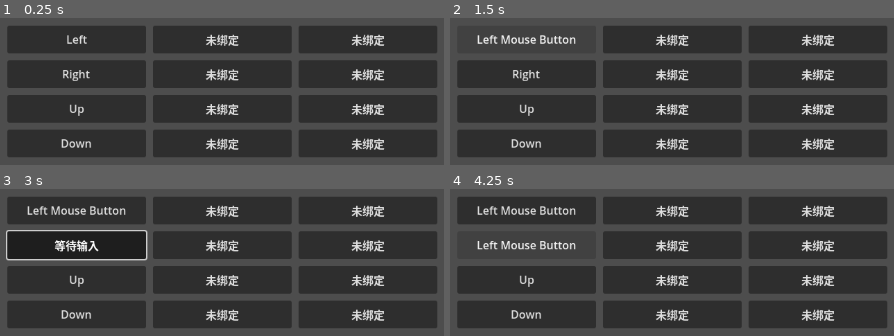
Above: before the commit, frames 1-4 (two rows, left to right).
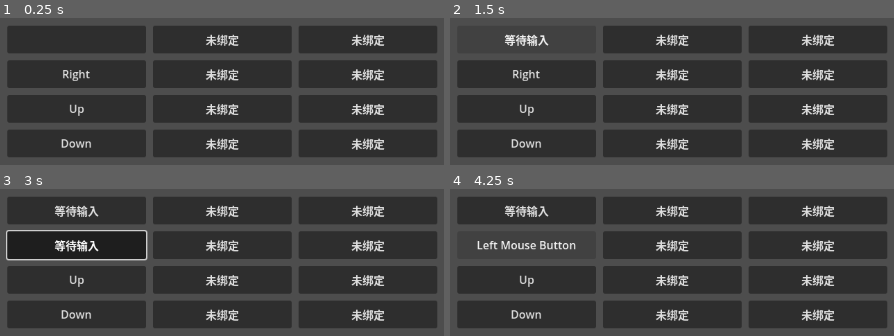
Above: after the commit, the same moments.

Repository: ER-MA/Godot-CameraController
Game: Godot game, scene res://remapper/InputMapper.tscn
Same seed, same stepped clock (60 frames per second), same inputs: the game is played once before the commit and once after it. This scene is started directly instead of the project's main scene.
Inputs (mouse positions are in pixels of both pictures, inside the frame that each line leads up to):
- Up to frame 1 (0.25 s): no input
- Up to frame 2 (1.5 s): click (525, 40) at 0.5 s; click "等待输入" at 1.25 s
- Up to frame 3 (3 s): click "Left Mouse Button" (after the commit: "等待输入") at 2 s; click "Right" at 2.75 s
- Up to frame 4 (4.25 s): click "等待输入" at 3.5 s

The runs differ from the first frame. In frame 1, 0.2% of the frame differs, in the area x 15-20%, y 11-18%; in frame 2, 0.9%, in the area x 6-29%, y 10-20%; in frame 3, 0.9%; in frame 4, 0.9%.

Commit message:
feat(InputRemapper): 完善错误处理机制；

Diff:
--- a/remapper/InputMapper.tscn
+++ b/remapper/InputMapper.tscn
@@ -43,7 +43,7 @@
 grow_vertical = 2
 script = ExtResource("1_tl1yr")
 input_mapper = NodePath("..")
-rebind_action = "camera_left"
+rebind_action = "camera_left1"
 
 [node name="CameraRight0" type="Button" parent="." node_paths=PackedStringArray("input_mapper")]
 layout_mode = 1
--- a/remapper/input_mapper.gd
+++ b/remapper/input_mapper.gd
@@ -3,57 +3,76 @@
 
 signal action_changed(action: String) # 持有该节点的按钮通过这个信号告诉所有人哪个动作被更新了
 
+@export var is_enable: bool = true
 @export var keymaps_path: String = "user://keymaps.dat" ## 按键映射文件的保存路径（需要在高级设置的“应用->配置”中开启和设置用户自定义目录）
 var keymaps: Dictionary # 缓存当前项目中所有动作和事件数组的键值对（动作数量取决于该脚本实例化时编辑器中的动作数量）
 
 
 func _ready() -> void:
-	load_keymaps() # 加载本地缓存的按键映射（子节点会自己在ready阶段更新文本）
-	# 持有本节点的 remapper 脚本会在 ready 信号发出后更新所有文本
-	# 持有本节点的 remapper 脚本会在 action_changed 信号发出后更新对应 action 的文本
-	action_changed.connect(_on_action_changed) # 由本脚本将更新后的按键映射保存至本地
+	if is_ready():
+		load_keymaps() # 加载本地缓存的按键映射（子节点会自己在ready阶段更新文本）
+		# 持有本节点的 remapper 脚本会在 ready 信号发出后更新所有文本
+		# 持有本节点的 remapper 脚本会在 action_changed 信号发出后更新对应 action 的文本
+		action_changed.connect(_on_action_changed) # 由本脚本将更新后的按键映射保存至本地
 
 
 func _on_action_changed(_action: String) -> void:
-	save_keymaps() # remapper 脚本更新后通知本脚本覆盖保存按键映射
+	if is_enable:
+		save_keymaps() # remapper 脚本更新后通知本脚本覆盖保存按键映射
 
 
 func _update_keymaps() -> void:
-	for action in InputMap.get_actions(): # 获取当前项目中所有的动作
-		keymaps[action] = InputMap.action_get_events(action) # 则将动作添加为键，事件赋为值
-		# （不管返回的事件数组是否为空，先把动作存上，以防止编辑器中的动作未配置事件导致本地事件无法被加载）
+	if is_enable:
+		for action in InputMap.get_actions(): # 获取当前项目中所有的动作
+			keymaps[action] = InputMap.action_get_events(action) # 则将动作添加为键，事件赋为值
+			# （不管返回的事件数组是否为空，先把动作存上，以防止编辑器中的动作未配置事件导致本地事件无法被加载）
 
 
 func load_keymaps() -> void:
-	# 缓存编辑器中的所有动作到 keymaps
-	_update_keymaps()
+	if is_enable and keymaps_path:
+		# 缓存编辑器中的所有动作到 keymaps
+		_update_keymaps()
 
-	# 若文件存在于路径中
-	if FileAccess.file_exists(keymaps_path):
-		# 开启并读取数据
-		var file: FileAccess = FileAccess.open(keymaps_path, FileAccess.READ)
-		var local_keymaps: Dictionary = file.get_var(true) as Dictionary
-		file.close()
+		# 若文件存在于路径中
+		if FileAccess.file_exists(keymaps_path):
+			# 开启并读取数据
+			var file: FileAccess = FileAccess.open(keymaps_path, FileAccess.READ)
+			var local_keymaps: Dictionary = file.get_var(true) as Dictionary
+			file.close()
 
-		# 替换按键映射
-		for action in keymaps.keys():
-			if local_keymaps.has(action):
-				InputMap.action_erase_events(action)
-				for event in local_keymaps[action]:
-					InputMap.action_add_event(action, event)
-				keymaps[action] = InputMap.action_get_events(action)
+			# 替换按键映射
+			for action in keymaps.keys():
+				if local_keymaps.has(action):
+					InputMap.action_erase_events(action)
+					for event in local_keymaps[action]:
+						InputMap.action_add_event(action, event)
+					keymaps[action] = InputMap.action_get_events(action)
 
-	# 若文件不存在
-	else:
-		# 保存按键映射到本地
-		save_keymaps()
+		# 若文件不存在
+		else:
+			# 保存按键映射到本地
+			save_keymaps()
 
 
 func save_keymaps() -> void:
-	# 先从编辑器更新按键映射缓存 keymaps
-	_update_keymaps()
-	# 再写入文件
-	var file: FileAccess = FileAccess.open(keymaps_path, FileAccess.WRITE)
-	file.store_var(keymaps, true)
-	file.close()
-	print("save_keymaps")
+	if is_enable and keymaps_path:
+		# 先从编辑器更新按键映射缓存 keymaps
+		_update_keymaps()
+		# 再写入文件
+		var file: FileAccess = FileAccess.open(keymaps_path, FileAccess.WRITE)
+		file.store_var(keymaps, true)
+		file.close()
+		print("save_keymaps")
+
+
+func is_ready() -> bool:
+	# 组件自检
+	if not is_enable:
+		push_warning("[%s] 此脚本被禁用" % self.get_script().get_global_name())
+		return false
+
+	if not keymaps_path:
+		push_error("[%s] 未配置按键映射文件的保存路径" % self.get_script().get_global_name())
+		return false
+
+	return true
--- a/remapper/remapper.gd
+++ b/remapper/remapper.gd
@@ -1,6 +1,7 @@
 extends Button
 class_name Remapper
 
+@export var is_enable: bool = true
 @export var input_mapper: InputMapper
 @export var rebind_action: String ## 该按钮要重绑定的动作
 @export var event_num: int ## 该按钮要绑定的动作的第 num 个事件
@@ -15,70 +16,106 @@
 
 
 func _init() -> void:
-	toggle_mode = true # 设置按钮为切换模式
+	if is_enable:
+		self.toggle_mode = true # 设置按钮为切换模式
 
 func _ready() -> void:
-	input_mapper.ready.connect(update_all_text) # 链接事件更新信号到文本更新函数（使 InputMapper 准备好后再执行初始化）
-	input_mapper.action_changed.connect(update_text) # 链接事件更新信号到文本更新函数
+	if is_ready():
+		input_mapper.ready.connect(update_all_text) # 链接事件更新信号到文本更新函数（使 InputMapper 准备好后再执行初始化）
+		input_mapper.action_changed.connect(update_text) # 链接事件更新信号到文本更新函数
 
 func _toggled(toggled_on: bool) -> void:
-	if toggled_on:
-		# 关闭前一个激活的 remapper（防止出现多个按钮被同时激活的情况）
-		if Remapper.active_remapper and Remapper.active_remapper != self:
-			Remapper.active_remapper._cancel_binding()
-		Remapper.active_remapper = self
-		grab_focus()  # 确保获得焦点
-		text = wait_input
-	else:
-		if Remapper.active_remapper == self:
-			Remapper.active_remapper = null
-		release_focus() # 放弃焦点
+	if is_enable:
+		if toggled_on:
+			# 关闭前一个激活的 remapper（防止出现多个按钮被同时激活的情况）
+			if Remapper.active_remapper and Remapper.active_remapper != self:
+				Remapper.active_remapper._cancel_binding()
+			Remapper.active_remapper = self
+			grab_focus()  # 确保获得焦点
+			text = wait_input
+		else:
+			if Remapper.active_remapper == self:
+				Remapper.active_remapper = null
+			release_focus() # 放弃焦点
 
 func _gui_input(event: InputEvent) -> void: # 使用 _gui_input 确保所有键盘事件会优先进入此方法
-	if event.is_pressed() and button_pressed and InputMap.has_action(rebind_action):
-		# 处理输入事件
+	if is_enable and rebind_action and InputMap.has_action(rebind_action) and cancel_action:
+		if event.is_pressed() and self.button_pressed:
+			# 处理输入事件
 
-		# 填充模式
-		if display_mode == 0:
-			if InputMap.action_get_events(rebind_action).size() > event_num: # 若当前按钮对应的事件存在则擦除事件
-				InputMap.action_erase_event(rebind_action, InputMap.action_get_events(rebind_action)[event_num]) # 从 action 对应的动作中擦除当前绑定的事件
-			if not event.is_action(cancel_action): # 若为取消键则不添加事件
-				InputMap.action_add_event(rebind_action, event) # 将接收到的事件添加至 action 对应的动作中
+			# 填充模式
+			if display_mode == 0:
+				if InputMap.action_get_events(rebind_action).size() > event_num: # 若当前按钮对应的事件存在则擦除事件
+					InputMap.action_erase_event(rebind_action, InputMap.action_get_events(rebind_action)[event_num]) # 从 action 对应的动作中擦除当前绑定的事件
+				if not event.is_action(cancel_action): # 若为取消键则不添加事件
+					InputMap.action_add_event(rebind_action, event) # 将接收到的事件添加至 action 对应的动作中
 
-		# 滞留模式
-		elif display_mode == 1:
-			# ！！！无效！！！（InputMap 似乎不会接收空的 InputEvent。想要实现该功能应该还是需要修改文本显示部分的函数）
-			var events: Array = InputMap.action_get_events(rebind_action)
-			var empty_event: InputEvent = InputEventKey.new()
-			# 当事件数量不足时使用空事件扩展数组
-			while events.size() <= event_num:
-				events.append(empty_event)
-			# 替换当前按钮的事件为玩家输入的事件
-			if event.is_action(cancel_action):
-				events[event_num] = empty_event
-			else:
-				events[event_num] = event
-			# 按顺序重新写入事件到动作
-			InputMap.action_erase_events(rebind_action) # 清除动作中的所有事件
-			for e in events:
-				InputMap.action_add_event(rebind_action, e)
-				print(e)
+			# 滞留模式
+			elif display_mode == 1:
+				# ！！！无效！！！（InputMap 似乎不会接收空的 InputEvent。想要实现该功能应该还是需要修改文本显示部分的函数）
+				var events: Array = InputMap.action_get_events(rebind_action)
+				var empty_event: InputEvent = InputEventKey.new()
+				# 当事件数量不足时使用空事件扩展数组
+				while events.size() <= event_num:
+					events.append(empty_event)
+				# 替换当前按钮的事件为玩家输入的事件
+				if event.is_action(cancel_action):
+					events[event_num] = empty_event
+				else:
+					events[event_num] = event
+				# 按顺序重新写入事件到动作
+				InputMap.action_erase_events(rebind_action) # 清除动作中的所有事件
+				for e in events:
+					InputMap.action_add_event(rebind_action, e)
+					print(e)
 
-		_cancel_binding() # 更新状态
-		accept_event() # 阻止事件继续传播
+			_cancel_binding() # 更新状态
+			accept_event() # 阻止事件继续传播
 
 
 func _cancel_binding():
-	button_pressed = false # 关闭按钮（会触发 _toggle() 函数，并在其中放弃焦点）
-	input_mapper.action_changed.emit(rebind_action) # 发出信号，让所有同 action 的按钮更新文本，让 InputMapper 将修改后的按键映射保存到本地（虽然其可能并没有被更改，不过问题不大）
+	if is_enable and input_mapper and rebind_action:
+		self.button_pressed = false # 关闭按钮（会触发 _toggle() 函数，并在其中放弃焦点）
+		input_mapper.action_changed.emit(rebind_action) # 发出信号，让所有同 action 的按钮更新文本，让 InputMapper 将修改后的按键映射保存到本地（虽然其可能并没有被更改，不过问题不大）
 
 
 func update_text(action: String) -> void:
-	if action == rebind_action:
-		if InputMap.action_get_events(action).size() > event_num:
-			text = InputMap.action_get_events(action)[event_num].as_text()
-		else:
-			text = unbind
+	if is_enable and rebind_action:
+		if action == rebind_action:
+			if InputMap.action_get_events(action).size() > event_num:
+				text = InputMap.action_get_events(action)[event_num].as_text()
+			else:
+				text = unbind
 
 func update_all_text() -> void:
-	update_text(rebind_action)
+	if is_enable and rebind_action:
+		update_text(rebind_action)
+
+
+func is_ready() -> bool:
+	# 组件自检
+	if not is_enable:
+		push_warning("[%s] 此脚本被禁用" % self.get_script().get_global_name())
+		return false
+
+	if not input_mapper:
+		push_error("[%s] 未分配或找到 InputMapper" % self.get_script().get_global_name())
+		return false
+
+	if not input_mapper.is_ready():
+		push_warning("[%s] 依赖的组件 InputMapper 尚未就绪" % self.get_script().get_global_name())
+		return false
+
+	if not rebind_action:
+		push_error("[%s] 未配置该按钮要重绑定的动作" % self.get_script().get_global_name())
+		return false
+
+	if not InputMap.has_action(rebind_action):
+		push_error("[{0}] 输入映射中未找到动作 {1}".format([self.get_script().get_global_name(), rebind_action]))
+		return false
+
+	if not cancel_action:
+		push_error("[%s] 未配置该按钮取消绑定用的动作" % self.get_script().get_global_name())
+		return false
+
+	return true
